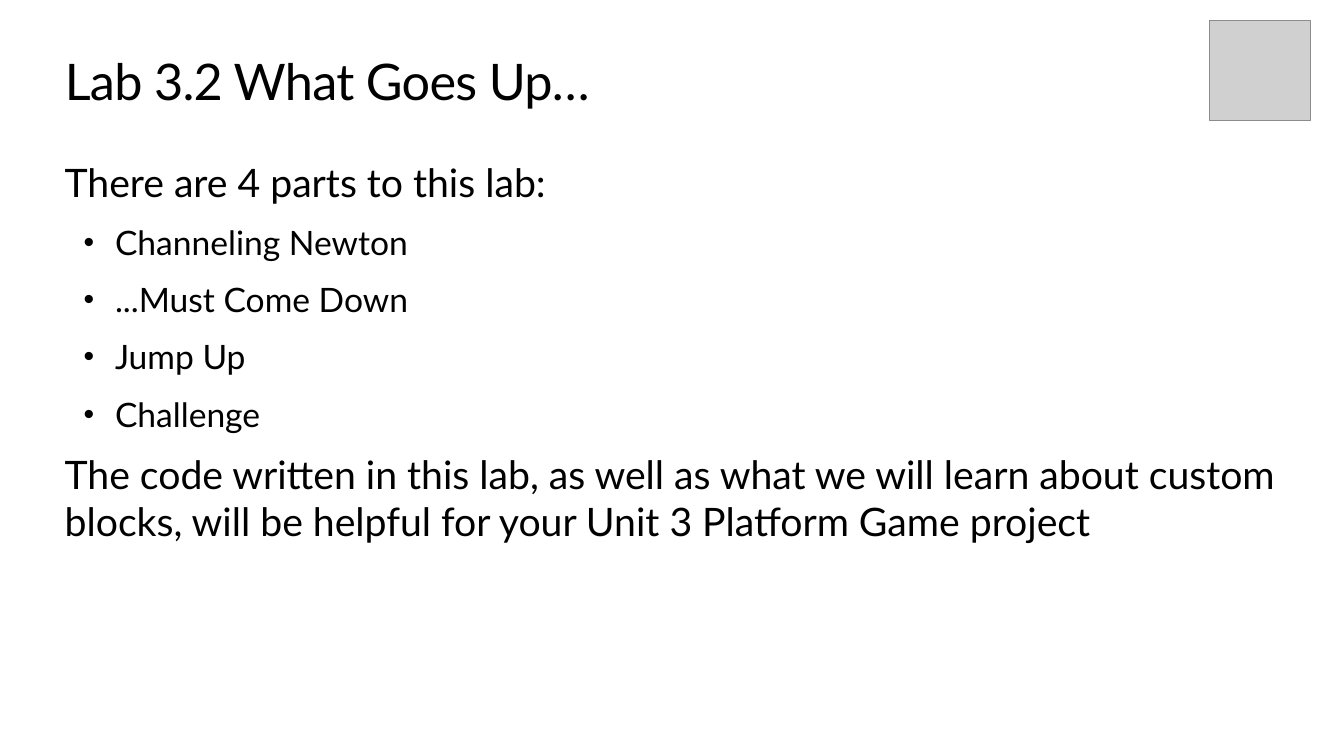
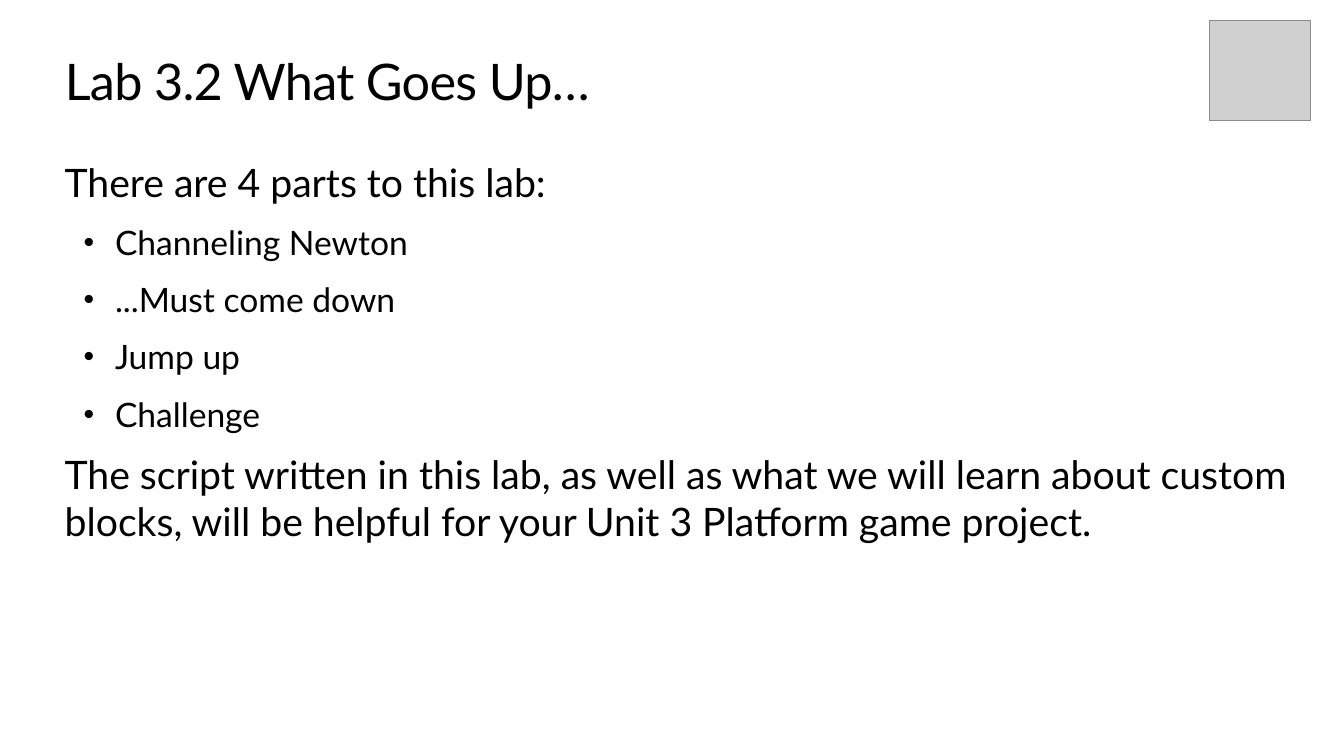
Before and after one commit to TEALSK12/introduction-to-computer-science, a slide deck: slide 8 of docs/slidedecks/TEALS SNAP 3.2.pptx. Drawn at 1344x756 pixels with LibreOffice and Linux fonts; fonts in the diff are those of the drawing; grey boxes stand for pictures; background and template pictures are left out. Boxes give left, top, right and bottom in pixels: in the first picture for what was removed or moved away, otherwise in the second. Text is boxed around its words. In the diff, an @@ line names an element or a change of style, - is before the commit and + after.

```diff
--- a/docs/slidedecks/TEALS SNAP 3.2.pptx
+++ b/docs/slidedecks/TEALS SNAP 3.2.pptx
@@ text at box(115, 287, 395, 375): text changed @@
-• ...Must Come Down
-• Jump Up
+• ...Must come down
+• Jump up
@@ text at box(65, 460, 1287, 543): text changed @@
-The code written in this lab, as well as what we will learn about custom blocks, will be helpful for your Unit 3 Platform Game project
+The script written in this lab, as well as what we will learn about custom blocks, will be helpful for your Unit 3 Platform game project.
```
Also in this commit, not shown: 7 other slides changed, 28 other files.
